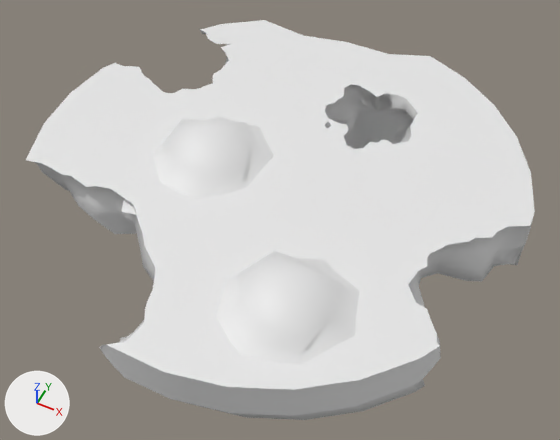
What one commit did to the FBX model GroupProjectPrototype/Assets/Models/MOD_IslandBase.FBX.
Before and after are seen from a 50 mm lens placed at (0.842, -1.666, 1.94), pointed at (0.05, -0.083, -0.039). Lighting does not change. The marker at lower left points along +X, +Y and +Z. Where no turn or scale is listed for an object, it has been applied to the vertices.

Before the edit, the objects in view are built like this:
```python
me_mesh = bpy.data.meshes.new('Mesh')
me_mesh.from_pydata(...)  # 796 vertices, 1258 faces; spans x -0.84..0.83, y -0.85..0.78, z -0.2..0.14
me_mesh_001 = bpy.data.meshes.new('Mesh.001')
me_mesh_001.from_pydata(...)  # 25 vertices, 20 faces; spans x -0.267..0.275, y -0.325..0.318, z 0.012..0.15
me_mesh_002 = bpy.data.meshes.new('Mesh.002')
me_mesh_002.from_pydata(...)  # 25 vertices, 20 faces; spans x -0.274..0.301, y -0.291..0.332, z 0.012..0.15
ob_box001 = bpy.data.objects.new('Box001', me_mesh_001)
ob_box001.location = (-0.221, -0.07, 0.095)
ob_box002 = bpy.data.objects.new('Box002', me_mesh_002)
ob_box002.location = (0.279, -0.505, 0.095)
ob_cylinder001 = bpy.data.objects.new('Cylinder001', me_mesh)
ob_cylinder001.location = (0.0, 0.0, 0.0)
```
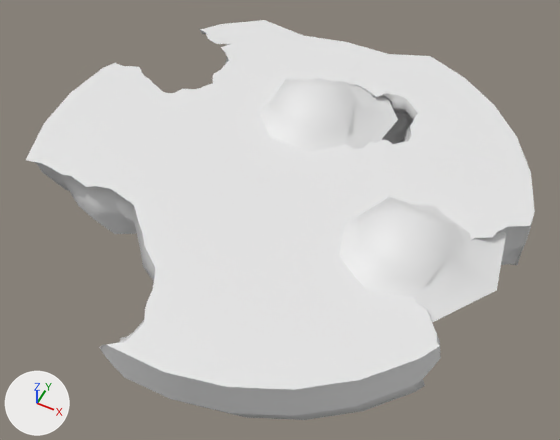
The change, as JSON lines over the scene's bpy script:
```json
{"op": "set", "path": "ob_box001.location", "old": "(-0.221, -0.07, 0.095)", "new": "(-0.001, 0.284, 0.095)"}
{"op": "set", "path": "ob_box002.location", "old": "(0.279, -0.505, 0.095)", "new": "(0.499, -0.151, 0.095)"}
```

Boxes [x1, y1, x2, y2] around the edits, measured in the pictures (560 x 440 px):
```json
{"object": "Box002", "change": "moved", "before": [216, 251, 360, 364], "after": [339, 197, 506, 322]}
{"object": "Box001", "change": "moved", "before": [122, 116, 274, 214], "after": [259, 77, 398, 152]}
```
